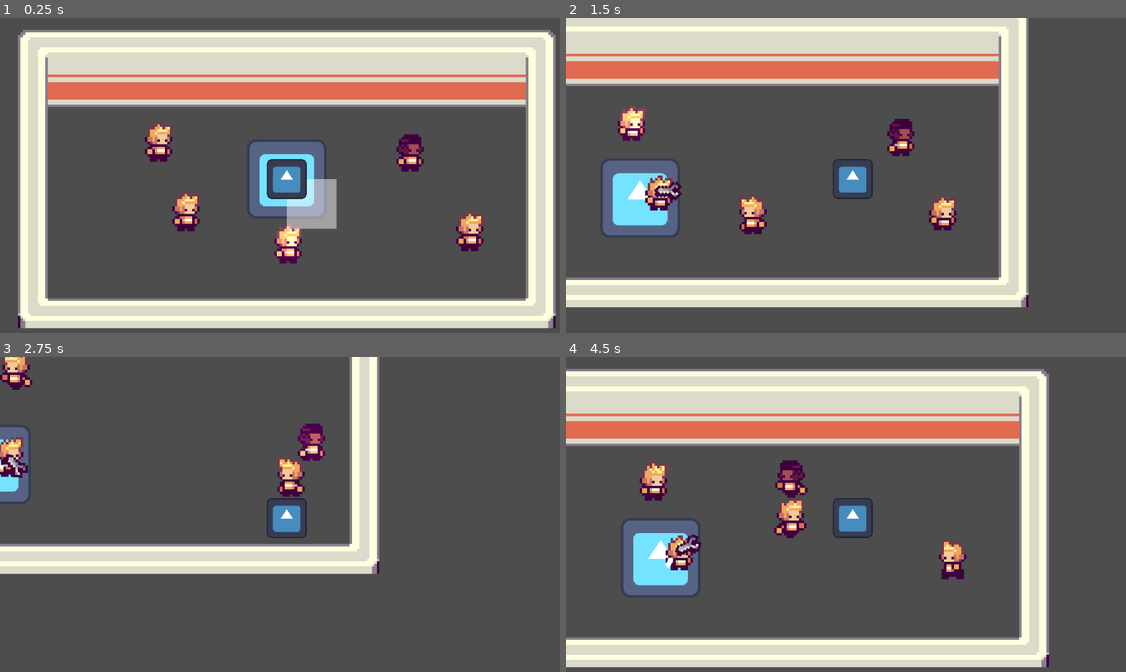
Above: before the commit, frames 1-4 (two rows, left to right).
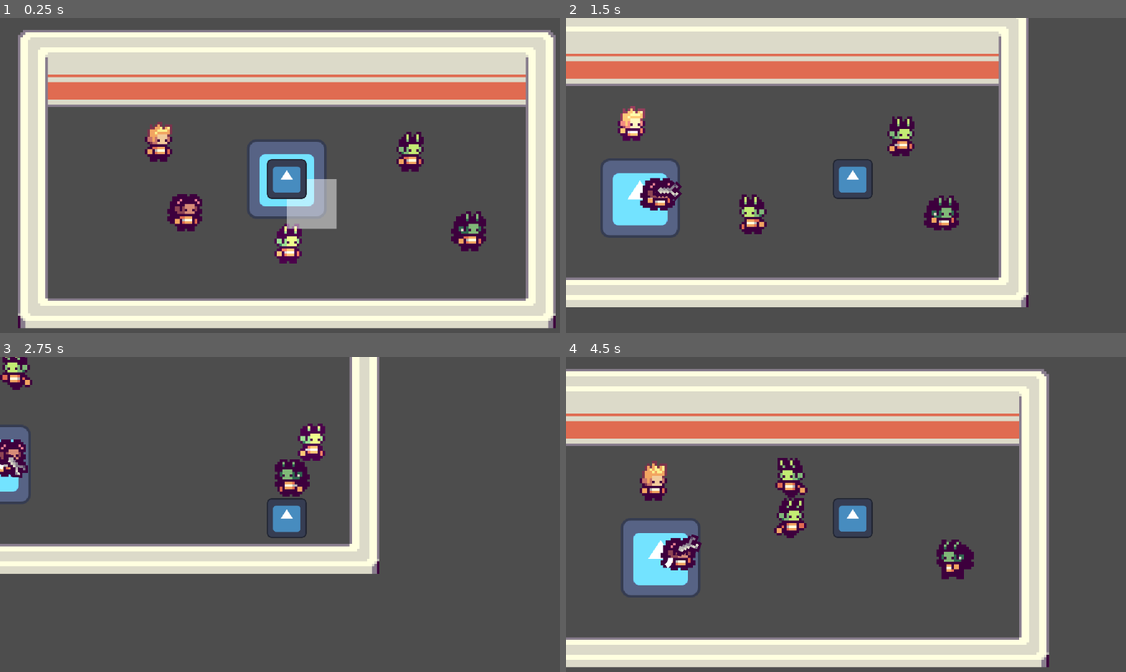
Above: after the commit, the same moments.

Repository: EEGAR1/summer-game-jam
Game: Godot game, scene res://scenes/main.tscn
The game is run twice, just before and just after one commit, with the same random seed, the same clock (stepped at 60 frames per second) and the same inputs. The engine's default icon, where the game draws it, is replaced by a stand-in: a white triangle on a blue panel in a dark square.
Inputs (mouse positions are in pixels of both pictures, inside the frame that each line leads up to):
- Up to frame 1 (0.25 s): no input
- Up to frame 2 (1.5 s): move the mouse to (750, 210) at 0.52 s; press the mouse at (750, 210) at 0.53 s; hold D (move_right) 0.53-1.28 s; move the mouse to (638, 140) at 1.27 s; release the mouse at (638, 140) at 1.28 s; hold S (move_down) from 1.28 s (still down); click (638, 140) at 1.35 s
- Up to frame 3 (2.75 s): move the mouse to (386, 448) at 2.02 s; release S (move_down) at 2.03 s; press the mouse at (386, 448) at 2.03 s; hold D (move_right) from 2.03 s (still down)
- Up to frame 4 (4.5 s): move the mouse to (582, 369) at 2.77 s; release D (move_right) at 2.78 s; release the mouse at (582, 369) at 2.78 s; hold W (move_up) 2.78-3.53 s; click (582, 369) at 2.85 s; move the mouse to (846, 558) at 3.52 s; press the mouse at (846, 558) at 3.53 s; hold A (move_left) from 3.53 s (still down); move the mouse to (678, 470) at 4.27 s; release the mouse at (678, 470) at 4.28 s; click (678, 470) at 4.35 s

The runs differ from the first frame. In frame 1, 1.2% of the frame differs, in the area x 29-87%, y 36-73%; in frame 2, 1.1%; in frame 3, 1.0%; in frame 4, 1.2%.

Commit message:
add more citizen types

Diff:
--- a/people/citizen1.tres
+++ b/people/citizen1.tres
@@ -1,6 +1,10 @@
 [gd_resource type="SpriteFrames" format=3 uid="uid://uxb2x8xqc0wf"]
 
 [ext_resource type="Texture2D" uid="uid://dhaah8awh7cci" path="res://people/citizen1.png" id="1_5utqt"]
+
+[sub_resource type="AtlasTexture" id="AtlasTexture_5utqt"]
+atlas = ExtResource("1_5utqt")
+region = Rect2(0, 32, 16, 16)
 
 [sub_resource type="AtlasTexture" id="AtlasTexture_flf6e"]
 atlas = ExtResource("1_5utqt")
@@ -70,6 +74,14 @@
 animations = [{
 "frames": [{
 "duration": 1.0,
+"texture": SubResource("AtlasTexture_5utqt")
+}],
+"loop": true,
+"name": &"dead",
+"speed": 5.0
+}, {
+"frames": [{
+"duration": 1.0,
 "texture": SubResource("AtlasTexture_flf6e")
 }, {
 "duration": 1.0,
--- /dev/null
+++ b/people/citizen10.tres
@@ -0,0 +1,140 @@
+[gd_resource type="SpriteFrames" format=3 uid="uid://crq3xkqroamqo"]
+
+[ext_resource type="Texture2D" uid="uid://bohqk5q1qpb8" path="res://people/citizen10.png" id="1_jn0df"]
+
+[sub_resource type="AtlasTexture" id="AtlasTexture_nb4s5"]
+atlas = ExtResource("1_jn0df")
+region = Rect2(0, 32, 16, 16)
+
+[sub_resource type="AtlasTexture" id="AtlasTexture_5rrsk"]
+atlas = ExtResource("1_jn0df")
+region = Rect2(0, 16, 16, 16)
+
+[sub_resource type="AtlasTexture" id="AtlasTexture_lh8vt"]
+atlas = ExtResource("1_jn0df")
+region = Rect2(16, 16, 16, 16)
+
+[sub_resource type="AtlasTexture" id="AtlasTexture_lco6d"]
+atlas = ExtResource("1_jn0df")
+region = Rect2(32, 16, 16, 16)
+
+[sub_resource type="AtlasTexture" id="AtlasTexture_oyewc"]
+atlas = ExtResource("1_jn0df")
+region = Rect2(48, 16, 16, 16)
+
+[sub_resource type="AtlasTexture" id="AtlasTexture_nwjlr"]
+atlas = ExtResource("1_jn0df")
+region = Rect2(64, 16, 16, 16)
+
+[sub_resource type="AtlasTexture" id="AtlasTexture_pjacb"]
+atlas = ExtResource("1_jn0df")
+region = Rect2(80, 16, 16, 16)
+
+[sub_resource type="AtlasTexture" id="AtlasTexture_dpm3m"]
+atlas = ExtResource("1_jn0df")
+region = Rect2(96, 16, 16, 16)
+
+[sub_resource type="AtlasTexture" id="AtlasTexture_eyiw5"]
+atlas = ExtResource("1_jn0df")
+region = Rect2(112, 16, 16, 16)
+
+[sub_resource type="AtlasTexture" id="AtlasTexture_58wcg"]
+atlas = ExtResource("1_jn0df")
+region = Rect2(128, 16, 16, 16)
+
+[sub_resource type="AtlasTexture" id="AtlasTexture_4e7l0"]
+atlas = ExtResource("1_jn0df")
+region = Rect2(144, 16, 16, 16)
+
+[sub_resource type="AtlasTexture" id="AtlasTexture_g124f"]
+atlas = ExtResource("1_jn0df")
+region = Rect2(160, 16, 16, 16)
+
+[sub_resource type="AtlasTexture" id="AtlasTexture_mtvha"]
+atlas = ExtResource("1_jn0df")
+region = Rect2(176, 16, 16, 16)
+
+[sub_resource type="AtlasTexture" id="AtlasTexture_02nyo"]
+atlas = ExtResource("1_jn0df")
+region = Rect2(0, 0, 16, 16)
+
+[sub_resource type="AtlasTexture" id="AtlasTexture_ceudy"]
+atlas = ExtResource("1_jn0df")
+region = Rect2(16, 0, 16, 16)
+
+[sub_resource type="AtlasTexture" id="AtlasTexture_ter00"]
+atlas = ExtResource("1_jn0df")
+region = Rect2(32, 0, 16, 16)
+
+[sub_resource type="AtlasTexture" id="AtlasTexture_eg6dd"]
+atlas = ExtResource("1_jn0df")
+region = Rect2(48, 0, 16, 16)
+
+[resource]
+animations = [{
+"frames": [{
+"duration": 1.0,
+"texture": SubResource("AtlasTexture_nb4s5")
+}],
+"loop": true,
+"name": &"dead",
+"speed": 5.0
+}, {
+"frames": [{
+"duration": 1.0,
+"texture": SubResource("AtlasTexture_5rrsk")
+}, {
+"duration": 1.0,
+"texture": SubResource("AtlasTexture_lh8vt")
+}, {
+"duration": 1.0,
+"texture": SubResource("AtlasTexture_lco6d")
+}, {
+"duration": 1.0,
+"texture": SubResource("AtlasTexture_oyewc")
+}, {
+"duration": 1.0,
+"texture": SubResource("AtlasTexture_nwjlr")
+}, {
+"duration": 1.0,
+"texture": SubResource("AtlasTexture_pjacb")
+}, {
+"duration": 1.0,
+"texture": SubResource("AtlasTexture_dpm3m")
+}, {
+"duration": 1.0,
+"texture": SubResource("AtlasTexture_eyiw5")
+}, {
+"duration": 1.0,
+"texture": SubResource("AtlasTexture_58wcg")
+}, {
+"duration": 1.0,
+"texture": SubResource("AtlasTexture_4e7l0")
+}, {
+"duration": 1.0,
+"texture": SubResource("AtlasTexture_g124f")
+}, {
+"duration": 1.0,
+"texture": SubResource("AtlasTexture_mtvha")
+}],
+"loop": true,
+"name": &"idle",
+"speed": 12.0
+}, {
+"frames": [{
+"duration": 1.0,
+"texture": SubResource("AtlasTexture_02nyo")
+}, {
+"duration": 1.0,
+"texture": SubResource("AtlasTexture_ceudy")
+}, {
+"duration": 1.0,
+"texture": SubResource("AtlasTexture_ter00")
+}, {
+"duration": 1.0,
+"texture": SubResource("AtlasTexture_eg6dd")
+}],
+"loop": true,
+"name": &"run",
+"speed": 12.0
+}]
--- a/people/citizen2.tres
+++ b/people/citizen2.tres
@@ -1,6 +1,10 @@
 [gd_resource type="SpriteFrames" format=3 uid="uid://cb26cyxjphsa7"]
 
 [ext_resource type="Texture2D" uid="uid://c7g3v4cb4klv3" path="res://people/citizen2.png" id="1_laj85"]
+
+[sub_resource type="AtlasTexture" id="AtlasTexture_laj85"]
+atlas = ExtResource("1_laj85")
+region = Rect2(0, 32, 16, 16)
 
 [sub_resource type="AtlasTexture" id="AtlasTexture_2n6nl"]
 atlas = ExtResource("1_laj85")
@@ -70,6 +74,14 @@
 animations = [{
 "frames": [{
 "duration": 1.0,
+"texture": SubResource("AtlasTexture_laj85")
+}],
+"loop": true,
+"name": &"dead",
+"speed": 5.0
+}, {
+"frames": [{
+"duration": 1.0,
 "texture": SubResource("AtlasTexture_2n6nl")
 }, {
 "duration": 1.0,
--- a/people/citizen3.tres
+++ b/people/citizen3.tres
@@ -1,6 +1,10 @@
 [gd_resource type="SpriteFrames" format=3 uid="uid://hu62b1iwanub"]
 
 [ext_resource type="Texture2D" uid="uid://cfel3vjet6ij" path="res://people/citizen3.png" id="1_n0fpe"]
+
+[sub_resource type="AtlasTexture" id="AtlasTexture_n0fpe"]
+atlas = ExtResource("1_n0fpe")
+region = Rect2(0, 32, 16, 16)
 
 [sub_resource type="AtlasTexture" id="AtlasTexture_xn6qn"]
 atlas = ExtResource("1_n0fpe")
@@ -70,6 +74,14 @@
 animations = [{
 "frames": [{
 "duration": 1.0,
+"texture": SubResource("AtlasTexture_n0fpe")
+}],
+"loop": true,
+"name": &"dead",
+"speed": 5.0
+}, {
+"frames": [{
+"duration": 1.0,
 "texture": SubResource("AtlasTexture_xn6qn")
 }, {
 "duration": 1.0,
--- a/people/citizen4.tres
+++ b/people/citizen4.tres
@@ -1,6 +1,10 @@
 [gd_resource type="SpriteFrames" format=3 uid="uid://cbca722osa5dh"]
 
 [ext_resource type="Texture2D" uid="uid://do4pvbbgj1q3w" path="res://people/citizen4.png" id="1_hriax"]
+
+[sub_resource type="AtlasTexture" id="AtlasTexture_hriax"]
+atlas = ExtResource("1_hriax")
+region = Rect2(0, 32, 16, 16)
 
 [sub_resource type="AtlasTexture" id="AtlasTexture_3o6sh"]
 atlas = ExtResource("1_hriax")
@@ -70,6 +74,14 @@
 animations = [{
 "frames": [{
 "duration": 1.0,
+"texture": SubResource("AtlasTexture_hriax")
+}],
+"loop": true,
+"name": &"dead",
+"speed": 5.0
+}, {
+"frames": [{
+"duration": 1.0,
 "texture": SubResource("AtlasTexture_3o6sh")
 }, {
 "duration": 1.0,
--- a/people/citizen5.tres
+++ b/people/citizen5.tres
@@ -1,6 +1,10 @@
 [gd_resource type="SpriteFrames" format=3 uid="uid://djli332dup3k8"]
 
 [ext_resource type="Texture2D" uid="uid://0alya3v2pyqp" path="res://people/citizen5.png" id="1_6gj4n"]
+
+[sub_resource type="AtlasTexture" id="AtlasTexture_6gj4n"]
+atlas = ExtResource("1_6gj4n")
+region = Rect2(0, 32, 16, 16)
 
 [sub_resource type="AtlasTexture" id="AtlasTexture_nykob"]
 atlas = ExtResource("1_6gj4n")
@@ -70,6 +74,14 @@
 animations = [{
 "frames": [{
 "duration": 1.0,
+"texture": SubResource("AtlasTexture_6gj4n")
+}],
+"loop": true,
+"name": &"dead",
+"speed": 5.0
+}, {
+"frames": [{
+"duration": 1.0,
 "texture": SubResource("AtlasTexture_nykob")
 }, {
 "duration": 1.0,
--- /dev/null
+++ b/people/citizen6.tres
@@ -0,0 +1,140 @@
+[gd_resource type="SpriteFrames" format=3 uid="uid://yv7kykfk4u1o"]
+
+[ext_resource type="Texture2D" uid="uid://daat317snhc0r" path="res://people/citizen6.png" id="1_yva5n"]
+
+[sub_resource type="AtlasTexture" id="AtlasTexture_3wucg"]
+atlas = ExtResource("1_yva5n")
+region = Rect2(0, 32, 16, 16)
+
+[sub_resource type="AtlasTexture" id="AtlasTexture_mkpb5"]
+atlas = ExtResource("1_yva5n")
+region = Rect2(0, 16, 16, 16)
+
+[sub_resource type="AtlasTexture" id="AtlasTexture_l2lkq"]
+atlas = ExtResource("1_yva5n")
+region = Rect2(16, 16, 16, 16)
+
+[sub_resource type="AtlasTexture" id="AtlasTexture_chvhl"]
+atlas = ExtResource("1_yva5n")
+region = Rect2(32, 16, 16, 16)
+
+[sub_resource type="AtlasTexture" id="AtlasTexture_3cy8f"]
+atlas = ExtResource("1_yva5n")
+region = Rect2(48, 16, 16, 16)
+
+[sub_resource type="AtlasTexture" id="AtlasTexture_svqm6"]
+atlas = ExtResource("1_yva5n")
+region = Rect2(64, 16, 16, 16)
+
+[sub_resource type="AtlasTexture" id="AtlasTexture_xiaj7"]
+atlas = ExtResource("1_yva5n")
+region = Rect2(80, 16, 16, 16)
+
+[sub_resource type="AtlasTexture" id="AtlasTexture_jphri"]
+atlas = ExtResource("1_yva5n")
+region = Rect2(96, 16, 16, 16)
+
+[sub_resource type="AtlasTexture" id="AtlasTexture_fg5n4"]
+atlas = ExtResource("1_yva5n")
+region = Rect2(112, 16, 16, 16)
+
+[sub_resource type="AtlasTexture" id="AtlasTexture_jvk2m"]
+atlas = ExtResource("1_yva5n")
+region = Rect2(128, 16, 16, 16)
+
+[sub_resource type="AtlasTexture" id="AtlasTexture_7o151"]
+atlas = ExtResource("1_yva5n")
+region = Rect2(144, 16, 16, 16)
+
+[sub_resource type="AtlasTexture" id="AtlasTexture_wkf6x"]
+atlas = ExtResource("1_yva5n")
+region = Rect2(160, 16, 16, 16)
+
+[sub_resource type="AtlasTexture" id="AtlasTexture_iy3bq"]
+atlas = ExtResource("1_yva5n")
+region = Rect2(176, 16, 16, 16)
+
+[sub_resource type="AtlasTexture" id="AtlasTexture_cb1jk"]
+atlas = ExtResource("1_yva5n")
+region = Rect2(0, 0, 16, 16)
+
+[sub_resource type="AtlasTexture" id="AtlasTexture_rpski"]
+atlas = ExtResource("1_yva5n")
+region = Rect2(16, 0, 16, 16)
+
+[sub_resource type="AtlasTexture" id="AtlasTexture_6sf2u"]
+atlas = ExtResource("1_yva5n")
+region = Rect2(32, 0, 16, 16)
+
+[sub_resource type="AtlasTexture" id="AtlasTexture_1k4jq"]
+atlas = ExtResource("1_yva5n")
+region = Rect2(48, 0, 16, 16)
+
+[resource]
+animations = [{
+"frames": [{
+"duration": 1.0,
+"texture": SubResource("AtlasTexture_3wucg")
+}],
+"loop": true,
+"name": &"dead",
+"speed": 5.0
+}, {
+"frames": [{
+"duration": 1.0,
+"texture": SubResource("AtlasTexture_mkpb5")
+}, {
+"duration": 1.0,
+"texture": SubResource("AtlasTexture_l2lkq")
+}, {
+"duration": 1.0,
+"texture": SubResource("AtlasTexture_chvhl")
+}, {
+"duration": 1.0,
+"texture": SubResource("AtlasTexture_3cy8f")
+}, {
+"duration": 1.0,
+"texture": SubResource("AtlasTexture_svqm6")
+}, {
+"duration": 1.0,
+"texture": SubResource("AtlasTexture_xiaj7")
+}, {
+"duration": 1.0,
+"texture": SubResource("AtlasTexture_jphri")
+}, {
+"duration": 1.0,
+"texture": SubResource("AtlasTexture_fg5n4")
+}, {
+"duration": 1.0,
+"texture": SubResource("AtlasTexture_jvk2m")
+}, {
+"duration": 1.0,
+"texture": SubResource("AtlasTexture_7o151")
+}, {
+"duration": 1.0,
+"texture": SubResource("AtlasTexture_wkf6x")
+}, {
+"duration": 1.0,
+"texture": SubResource("AtlasTexture_iy3bq")
+}],
+"loop": true,
+"name": &"idle",
+"speed": 12.0
+}, {
+"frames": [{
+"duration": 1.0,
+"texture": SubResource("AtlasTexture_cb1jk")
+}, {
+"duration": 1.0,
+"texture": SubResource("AtlasTexture_rpski")
+}, {
+"duration": 1.0,
+"texture": SubResource("AtlasTexture_6sf2u")
+}, {
+"duration": 1.0,
+"texture": SubResource("AtlasTexture_1k4jq")
+}],
+"loop": true,
+"name": &"run",
+"speed": 12.0
+}]
--- /dev/null
+++ b/people/citizen7.tres
@@ -0,0 +1,140 @@
+[gd_resource type="SpriteFrames" format=3 uid="uid://d0plfdrnrtb03"]
+
+[ext_resource type="Texture2D" uid="uid://bpa65wp4xdny1" path="res://people/citizen7.png" id="1_ufk7s"]
+
+[sub_resource type="AtlasTexture" id="AtlasTexture_gjal0"]
+atlas = ExtResource("1_ufk7s")
+region = Rect2(0, 32, 16, 16)
+
+[sub_resource type="AtlasTexture" id="AtlasTexture_rwx86"]
+atlas = ExtResource("1_ufk7s")
+region = Rect2(0, 16, 16, 16)
+
+[sub_resource type="AtlasTexture" id="AtlasTexture_46bjc"]
+atlas = ExtResource("1_ufk7s")
+region = Rect2(16, 16, 16, 16)
+
+[sub_resource type="AtlasTexture" id="AtlasTexture_qk44u"]
+atlas = ExtResource("1_ufk7s")
+region = Rect2(32, 16, 16, 16)
+
+[sub_resource type="AtlasTexture" id="AtlasTexture_sghnu"]
+atlas = ExtResource("1_ufk7s")
+region = Rect2(48, 16, 16, 16)
+
+[sub_resource type="AtlasTexture" id="AtlasTexture_0org6"]
+atlas = ExtResource("1_ufk7s")
+region = Rect2(64, 16, 16, 16)
+
+[sub_resource type="AtlasTexture" id="AtlasTexture_r82yw"]
+atlas = ExtResource("1_ufk7s")
+region = Rect2(80, 16, 16, 16)
+
+[sub_resource type="AtlasTexture" id="AtlasTexture_8t6aa"]
+atlas = ExtResource("1_ufk7s")
+region = Rect2(96, 16, 16, 16)
+
+[sub_resource type="AtlasTexture" id="AtlasTexture_0bhe2"]
+atlas = ExtResource("1_ufk7s")
+region = Rect2(112, 16, 16, 16)
+
+[sub_resource type="AtlasTexture" id="AtlasTexture_1vhfb"]
+atlas = ExtResource("1_ufk7s")
+region = Rect2(128, 16, 16, 16)
+
+[sub_resource type="AtlasTexture" id="AtlasTexture_stj7g"]
+atlas = ExtResource("1_ufk7s")
+region = Rect2(144, 16, 16, 16)
+
+[sub_resource type="AtlasTexture" id="AtlasTexture_xijhb"]
+atlas = ExtResource("1_ufk7s")
+region = Rect2(160, 16, 16, 16)
+
+[sub_resource type="AtlasTexture" id="AtlasTexture_rjt6a"]
+atlas = ExtResource("1_ufk7s")
+region = Rect2(176, 16, 16, 16)
+
+[sub_resource type="AtlasTexture" id="AtlasTexture_tadod"]
+atlas = ExtResource("1_ufk7s")
+region = Rect2(0, 0, 16, 16)
+
+[sub_resource type="AtlasTexture" id="AtlasTexture_7ybov"]
+atlas = ExtResource("1_ufk7s")
+region = Rect2(16, 0, 16, 16)
+
+[sub_resource type="AtlasTexture" id="AtlasTexture_fd7o2"]
+atlas = ExtResource("1_ufk7s")
+region = Rect2(32, 0, 16, 16)
+
+[sub_resource type="AtlasTexture" id="AtlasTexture_65p32"]
+atlas = ExtResource("1_ufk7s")
+region = Rect2(48, 0, 16, 16)
+
+[resource]
+animations = [{
+"frames": [{
+"duration": 1.0,
+"texture": SubResource("AtlasTexture_gjal0")
+}],
+"loop": true,
+"name": &"dead",
+"speed": 5.0
+}, {
+"frames": [{
+"duration": 1.0,
+"texture": SubResource("AtlasTexture_rwx86")
+}, {
+"duration": 1.0,
+"texture": SubResource("AtlasTexture_46bjc")
+}, {
+"duration": 1.0,
+"texture": SubResource("AtlasTexture_qk44u")
+}, {
+"duration": 1.0,
+"texture": SubResource("AtlasTexture_sghnu")
+}, {
+"duration": 1.0,
+"texture": SubResource("AtlasTexture_0org6")
+}, {
+"duration": 1.0,
+"texture": SubResource("AtlasTexture_r82yw")
+}, {
+"duration": 1.0,
+"texture": SubResource("AtlasTexture_8t6aa")
+}, {
+"duration": 1.0,
+"texture": SubResource("AtlasTexture_0bhe2")
+}, {
+"duration": 1.0,
+"texture": SubResource("AtlasTexture_1vhfb")
+}, {
+"duration": 1.0,
+"texture": SubResource("AtlasTexture_stj7g")
+}, {
+"duration": 1.0,
+"texture": SubResource("AtlasTexture_xijhb")
+}, {
+"duration": 1.0,
+"texture": SubResource("AtlasTexture_rjt6a")
+}],
+"loop": true,
+"name": &"idle",
+"speed": 12.0
+}, {
+"frames": [{
+"duration": 1.0,
+"texture": SubResource("AtlasTexture_tadod")
+}, {
+"duration": 1.0,
+"texture": SubResource("AtlasTexture_7ybov")
+}, {
+"duration": 1.0,
+"texture": SubResource("AtlasTexture_fd7o2")
+}, {
+"duration": 1.0,
+"texture": SubResource("AtlasTexture_65p32")
+}],
+"loop": true,
+"name": &"run",
+"speed": 12.0
+}]
--- /dev/null
+++ b/people/citizen8.tres
@@ -0,0 +1,140 @@
+[gd_resource type="SpriteFrames" format=3 uid="uid://ca35kf4f3rygy"]
+
+[ext_resource type="Texture2D" uid="uid://dsy0kwa3ois3p" path="res://people/citizen8.png" id="1_2xp5j"]
+
+[sub_resource type="AtlasTexture" id="AtlasTexture_oi15d"]
+atlas = ExtResource("1_2xp5j")
+region = Rect2(0, 32, 16, 16)
+
+[sub_resource type="AtlasTexture" id="AtlasTexture_03ved"]
+atlas = ExtResource("1_2xp5j")
+region = Rect2(0, 16, 16, 16)
+
+[sub_resource type="AtlasTexture" id="AtlasTexture_qpsdo"]
+atlas = ExtResource("1_2xp5j")
+region = Rect2(16, 16, 16, 16)
+
+[sub_resource type="AtlasTexture" id="AtlasTexture_iyt7p"]
+atlas = ExtResource("1_2xp5j")
+region = Rect2(32, 16, 16, 16)
+
+[sub_resource type="AtlasTexture" id="AtlasTexture_xeh4l"]
+atlas = ExtResource("1_2xp5j")
+region = Rect2(48, 16, 16, 16)
+
+[sub_resource type="AtlasTexture" id="AtlasTexture_v0alw"]
+atlas = ExtResource("1_2xp5j")
+region = Rect2(64, 16, 16, 16)
+
+[sub_resource type="AtlasTexture" id="AtlasTexture_4edd3"]
+atlas = ExtResource("1_2xp5j")
+region = Rect2(80, 16, 16, 16)
+
+[sub_resource type="AtlasTexture" id="AtlasTexture_h6dwm"]
+atlas = ExtResource("1_2xp5j")
+region = Rect2(96, 16, 16, 16)
+
+[sub_resource type="AtlasTexture" id="AtlasTexture_0k5t8"]
+atlas = ExtResource("1_2xp5j")
+region = Rect2(112, 16, 16, 16)
+
+[sub_resource type="AtlasTexture" id="AtlasTexture_wukj4"]
+atlas = ExtResource("1_2xp5j")
+region = Rect2(128, 16, 16, 16)
+
+[sub_resource type="AtlasTexture" id="AtlasTexture_yifyt"]
+atlas = ExtResource("1_2xp5j")
+region = Rect2(144, 16, 16, 16)
+
+[sub_resource type="AtlasTexture" id="AtlasTexture_irr33"]
+atlas = ExtResource("1_2xp5j")
+region = Rect2(160, 16, 16, 16)
+
+[sub_resource type="AtlasTexture" id="AtlasTexture_hvxn8"]
+atlas = ExtResource("1_2xp5j")
+region = Rect2(176, 16, 16, 16)
+
+[sub_resource type="AtlasTexture" id="AtlasTexture_ug0lv"]
+atlas = ExtResource("1_2xp5j")
+region = Rect2(0, 0, 16, 16)
+
+[sub_resource type="AtlasTexture" id="AtlasTexture_b2kt4"]
+atlas = ExtResource("1_2xp5j")
+region = Rect2(16, 0, 16, 16)
+
+[sub_resource type="AtlasTexture" id="AtlasTexture_pl1qd"]
+atlas = ExtResource("1_2xp5j")
+region = Rect2(32, 0, 16, 16)
+
+[sub_resource type="AtlasTexture" id="AtlasTexture_7xbmi"]
+atlas = ExtResource("1_2xp5j")
+region = Rect2(48, 0, 16, 16)
+
+[resource]
+animations = [{
+"frames": [{
+"duration": 1.0,
+"texture": SubResource("AtlasTexture_oi15d")
+}],
+"loop": true,
+"name": &"dead",
+"speed": 5.0
+}, {
+"frames": [{
+"duration": 1.0,
+"texture": SubResource("AtlasTexture_03ved")
+}, {
+"duration": 1.0,
+"texture": SubResource("AtlasTexture_qpsdo")
+}, {
+"duration": 1.0,
+"texture": SubResource("AtlasTexture_iyt7p")
+}, {
+"duration": 1.0,
+"texture": SubResource("AtlasTexture_xeh4l")
+}, {
+"duration": 1.0,
+"texture": SubResource("AtlasTexture_v0alw")
+}, {
+"duration": 1.0,
+"texture": SubResource("AtlasTexture_4edd3")
+}, {
+"duration": 1.0,
+"texture": SubResource("AtlasTexture_h6dwm")
+}, {
+"duration": 1.0,
+"texture": SubResource("AtlasTexture_0k5t8")
+}, {
+"duration": 1.0,
+"texture": SubResource("AtlasTexture_wukj4")
+}, {
+"duration": 1.0,
+"texture": SubResource("AtlasTexture_yifyt")
+}, {
+"duration": 1.0,
+"texture": SubResource("AtlasTexture_irr33")
+}, {
+"duration": 1.0,
+"texture": SubResource("AtlasTexture_hvxn8")
+}],
+"loop": true,
+"name": &"idle",
+"speed": 12.0
+}, {
+"frames": [{
+"duration": 1.0,
+"texture": SubResource("AtlasTexture_ug0lv")
+}, {
+"duration": 1.0,
+"texture": SubResource("AtlasTexture_b2kt4")
+}, {
+"duration": 1.0,
+"texture": SubResource("AtlasTexture_pl1qd")
+}, {
+"duration": 1.0,
+"texture": SubResource("AtlasTexture_7xbmi")
+}],
+"loop": true,
+"name": &"run",
+"speed": 12.0
+}]
--- /dev/null
+++ b/people/citizen9.tres
@@ -0,0 +1,140 @@
+[gd_resource type="SpriteFrames" format=3 uid="uid://dvpak157ewoeo"]
+
+[ext_resource type="Texture2D" uid="uid://dmevybdfk8qcp" path="res://people/citizen9.png" id="1_bw85b"]
+
+[sub_resource type="AtlasTexture" id="AtlasTexture_30qky"]
+atlas = ExtResource("1_bw85b")
+region = Rect2(0, 32, 16, 16)
+
+[sub_resource type="AtlasTexture" id="AtlasTexture_43afw"]
+atlas = ExtResource("1_bw85b")
+region = Rect2(0, 16, 16, 16)
+
+[sub_resource type="AtlasTexture" id="AtlasTexture_6tcln"]
+atlas = ExtResource("1_bw85b")
+region = Rect2(16, 16, 16, 16)
+
+[sub_resource type="AtlasTexture" id="AtlasTexture_wavn0"]
+atlas = ExtResource("1_bw85b")
+region = Rect2(32, 16, 16, 16)
+
+[sub_resource type="AtlasTexture" id="AtlasTexture_krn1s"]
+atlas = ExtResource("1_bw85b")
+region = Rect2(48, 16, 16, 16)
+
+[sub_resource type="AtlasTexture" id="AtlasTexture_gm61h"]
+atlas = ExtResource("1_bw85b")
+region = Rect2(64, 16, 16, 16)
+
+[sub_resource type="AtlasTexture" id="AtlasTexture_ikn7x"]
+atlas = ExtResource("1_bw85b")
+region = Rect2(80, 16, 16, 16)
+
+[sub_resource type="AtlasTexture" id="AtlasTexture_rvi6g"]
+atlas = ExtResource("1_bw85b")
+region = Rect2(96, 16, 16, 16)
+
+[sub_resource type="AtlasTexture" id="AtlasTexture_ppi76"]
+atlas = ExtResource("1_bw85b")
+region = Rect2(112, 16, 16, 16)
+
+[sub_resource type="AtlasTexture" id="AtlasTexture_ww6an"]
+atlas = ExtResource("1_bw85b")
+region = Rect2(128, 16, 16, 16)
+
+[sub_resource type="AtlasTexture" id="AtlasTexture_jworv"]
+atlas = ExtResource("1_bw85b")
+region = Rect2(144, 16, 16, 16)
+
+[sub_resource type="AtlasTexture" id="AtlasTexture_rsqad"]
+atlas = ExtResource("1_bw85b")
+region = Rect2(160, 16, 16, 16)
+
+[sub_resource type="AtlasTexture" id="AtlasTexture_0xt8n"]
+atlas = ExtResource("1_bw85b")
+region = Rect2(176, 16, 16, 16)
+
+[sub_resource type="AtlasTexture" id="AtlasTexture_o46ui"]
+atlas = ExtResource("1_bw85b")
+region = Rect2(0, 0, 16, 16)
+
+[sub_resource type="AtlasTexture" id="AtlasTexture_vnn0f"]
+atlas = ExtResource("1_bw85b")
+region = Rect2(16, 0, 16, 16)
+
+[sub_resource type="AtlasTexture" id="AtlasTexture_i2opv"]
+atlas = ExtResource("1_bw85b")
+region = Rect2(32, 0, 16, 16)
+
+[sub_resource type="AtlasTexture" id="AtlasTexture_iuknb"]
+atlas = ExtResource("1_bw85b")
+region = Rect2(48, 0, 16, 16)
+
+[resource]
+animations = [{
+"frames": [{
+"duration": 1.0,
+"texture": SubResource("AtlasTexture_30qky")
+}],
+"loop": true,
+"name": &"dead",
+"speed": 5.0
+}, {
+"frames": [{
+"duration": 1.0,
+"texture": SubResource("AtlasTexture_43afw")
+}, {
+"duration": 1.0,
+"texture": SubResource("AtlasTexture_6tcln")
+}, {
+"duration": 1.0,
+"texture": SubResource("AtlasTexture_wavn0")
+}, {
+"duration": 1.0,
+"texture": SubResource("AtlasTexture_krn1s")
+}, {
+"duration": 1.0,
+"texture": SubResource("AtlasTexture_gm61h")
+}, {
+"duration": 1.0,
+"texture": SubResource("AtlasTexture_ikn7x")
+}, {
+"duration": 1.0,
+"texture": SubResource("AtlasTexture_rvi6g")
+}, {
+"duration": 1.0,
+"texture": SubResource("AtlasTexture_ppi76")
+}, {
+"duration": 1.0,
+"texture": SubResource("AtlasTexture_ww6an")
+}, {
+"duration": 1.0,
+"texture": SubResource("AtlasTexture_jworv")
+}, {
+"duration": 1.0,
+"texture": SubResource("AtlasTexture_rsqad")
+}, {
+"duration": 1.0,
+"texture": SubResource("AtlasTexture_0xt8n")
+}],
+"loop": true,
+"name": &"idle",
+"speed": 12.0
+}, {
+"frames": [{
+"duration": 1.0,
+"texture": SubResource("AtlasTexture_o46ui")
+}, {
+"duration": 1.0,
+"texture": SubResource("AtlasTexture_vnn0f")
+}, {
+"duration": 1.0,
+"texture": SubResource("AtlasTexture_i2opv")
+}, {
+"duration": 1.0,
+"texture": SubResource("AtlasTexture_iuknb")
+}],
+"loop": true,
+"name": &"run",
+"speed": 12.0
+}]
--- a/scenes/people/citizen.tscn
+++ b/scenes/people/citizen.tscn
@@ -7,15 +7,20 @@
 [ext_resource type="SpriteFrames" uid="uid://hu62b1iwanub" path="res://people/citizen3.tres" id="4_e2i7i"]
 [ext_resource type="SpriteFrames" uid="uid://cbca722osa5dh" path="res://people/citizen4.tres" id="5_yj4cy"]
 [ext_resource type="SpriteFrames" uid="uid://djli332dup3k8" path="res://people/citizen5.tres" id="6_n2hx6"]
+[ext_resource type="SpriteFrames" uid="uid://yv7kykfk4u1o" path="res://people/citizen6.tres" id="7_g1ei6"]
+[ext_resource type="SpriteFrames" uid="uid://d0plfdrnrtb03" path="res://people/citizen7.tres" id="8_jbnel"]
 [ext_resource type="PackedScene" uid="uid://qt4q5yyc26i" path="res://scenes/actions/build_action.tscn" id="8_xdauo"]
+[ext_resource type="SpriteFrames" uid="uid://ca35kf4f3rygy" path="res://people/citizen8.tres" id="9_caxg1"]
 [ext_resource type="PackedScene" uid="uid://dhvkw4oxxqki5" path="res://scenes/actions/idle_action.tscn" id="9_e2i7i"]
+[ext_resource type="SpriteFrames" uid="uid://dvpak157ewoeo" path="res://people/citizen9.tres" id="10_rvppo"]
+[ext_resource type="SpriteFrames" uid="uid://crq3xkqroamqo" path="res://people/citizen10.tres" id="11_72hwm"]
 
 [node name="Citizen" unique_id=1228245065 instance=ExtResource("1_iyw6i")]
 
 [node name="Icon" parent="." index="0" unique_id=1980460130]
 sprite_frames = ExtResource("2_5gt71")
 animation = &"run"
-options = Array[SpriteFrames]([ExtResource("2_5gt71"), ExtResource("3_xdauo"), ExtResource("4_e2i7i"), ExtResource("5_yj4cy"), ExtResource("6_n2hx6")])
+options = Array[SpriteFrames]([ExtResource("2_5gt71"), ExtResource("3_xdauo"), ExtResource("4_e2i7i"), ExtResource("5_yj4cy"), ExtResource("6_n2hx6"), ExtResource("6_n2hx6"), ExtResource("7_g1ei6"), ExtResource("8_jbnel"), ExtResource("9_caxg1"), ExtResource("10_rvppo"), ExtResource("11_72hwm")])
 
 [node name="ActionManager" type="Node2D" parent="." index="3" unique_id=1036402641]
 script = ExtResource("2_kd2ci")
--- a/scripts/classes/globals.gd
+++ b/scripts/classes/globals.gd
@@ -7,4 +7,9 @@
 var hover_target
 
 # Globals for people
+enum POI_TYPE {
+	CITIZEN,
+	ENGINEER,
+	OFFICER
+}
 var idle_pois : Array[Node2D] # Pois that people may wander to
